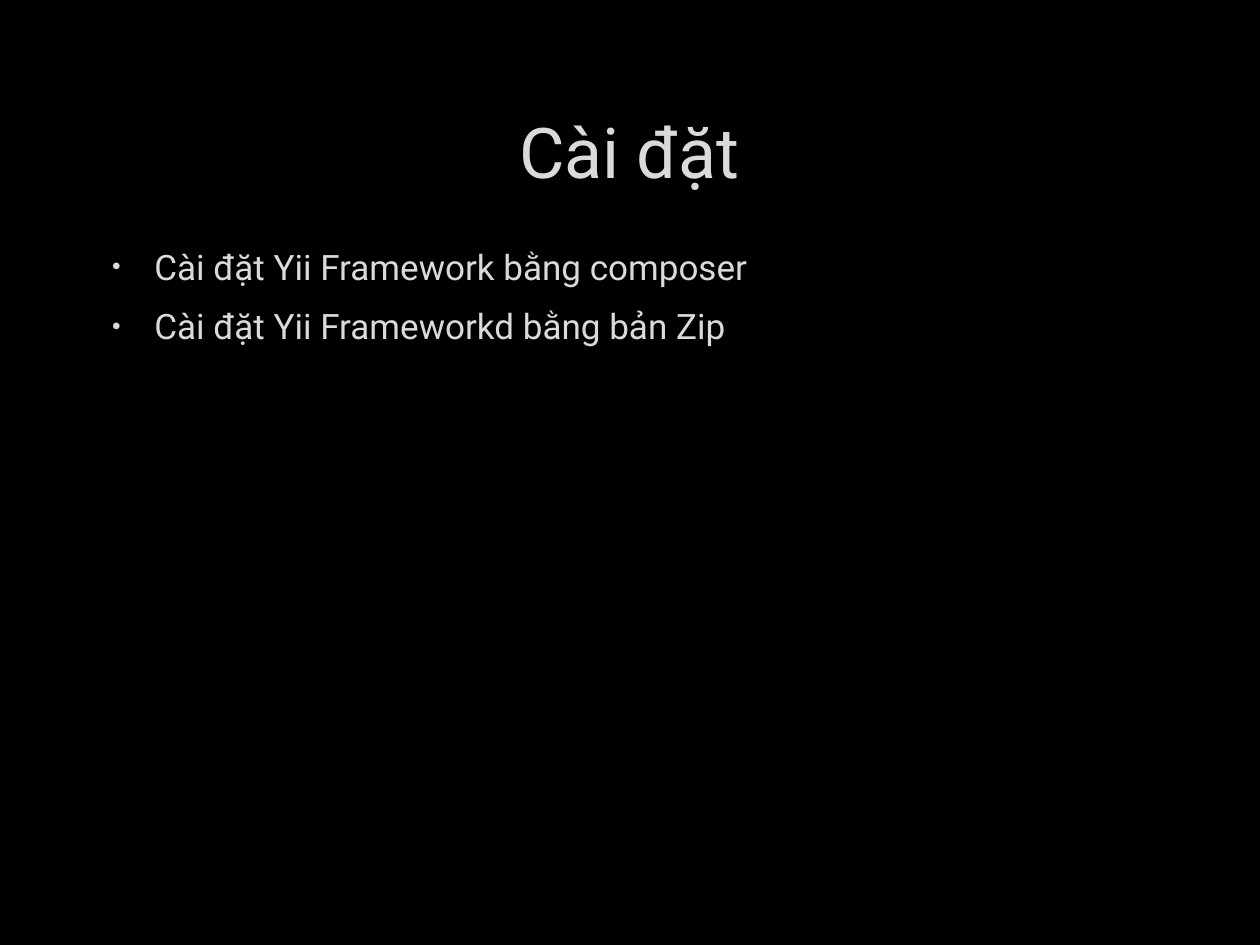
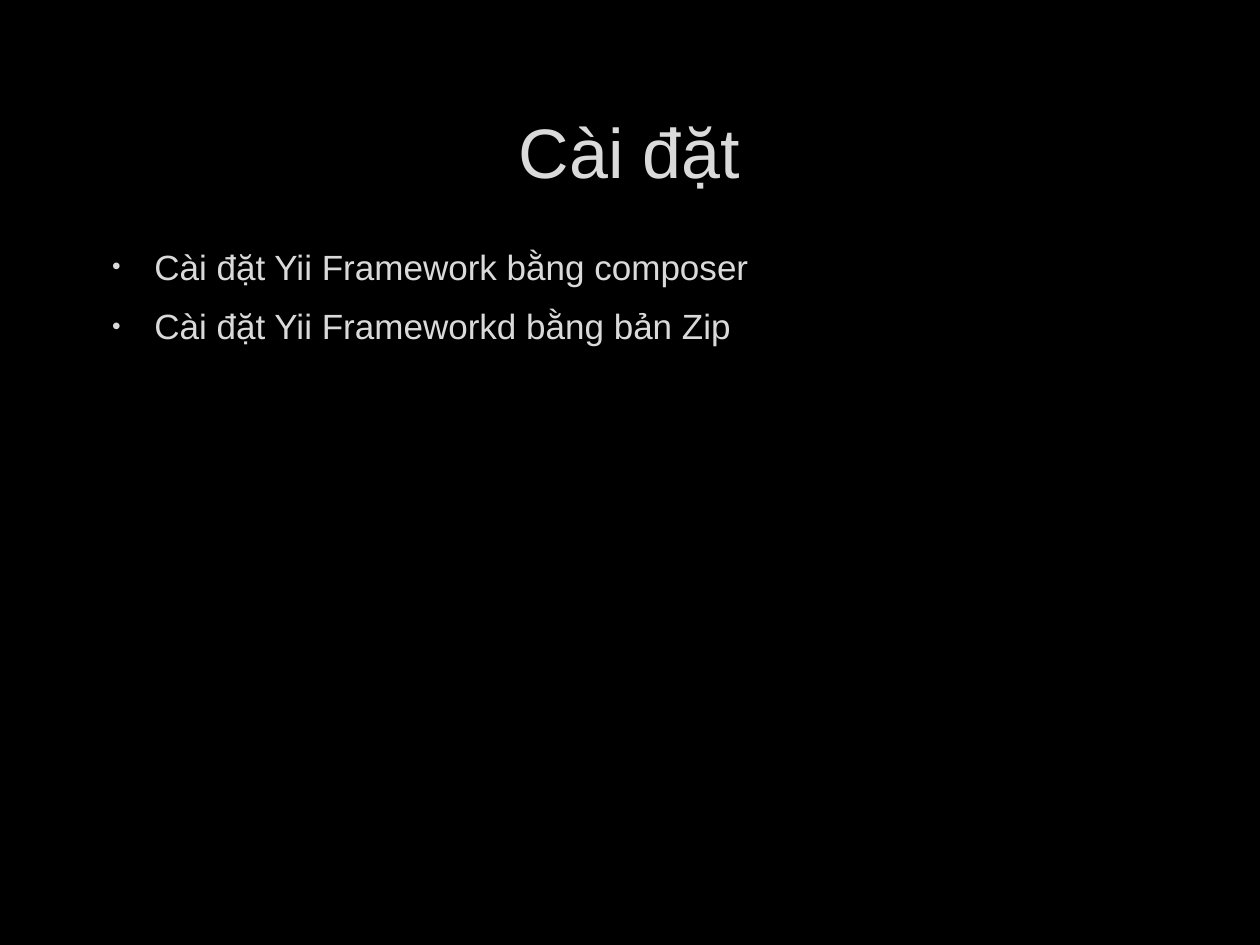
Before and after one commit to deviknight/php, a slide deck: slide 9 of Yii-Framwork.pptx (slide 4 before the commit). Drawn at 1260x945 pixels with LibreOffice and Linux fonts; fonts in the diff are those of the drawing; background and template pictures are left out. Boxes give left, top, right and bottom in pixels: in the first picture for what was removed or moved away, otherwise in the second. Text is boxed around its words. In the diff, an @@ line names an element or a change of style, - is before the commit and + after.

Commit message:
completed slides for Yii2 framework

```diff
--- a/Yii-Framwork.pptx
+++ b/Yii-Framwork.pptx
@@ title "Cài đặt" at [519,126,740,189]: font Roboto to Arial @@
@@ text "Cài đặt Yii Framework bằng ..." at [154,251,748,346]: font Roboto to Arial @@
```
Also in this commit, not shown: 19 other slides changed, 9 slides added, 2 slides removed, 2 other files.
